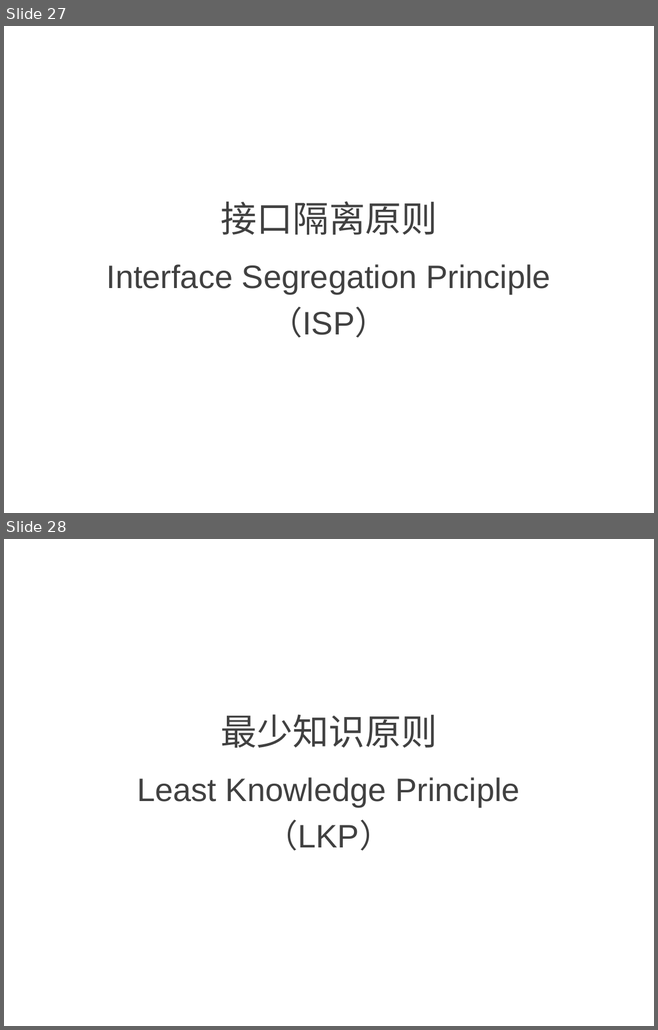
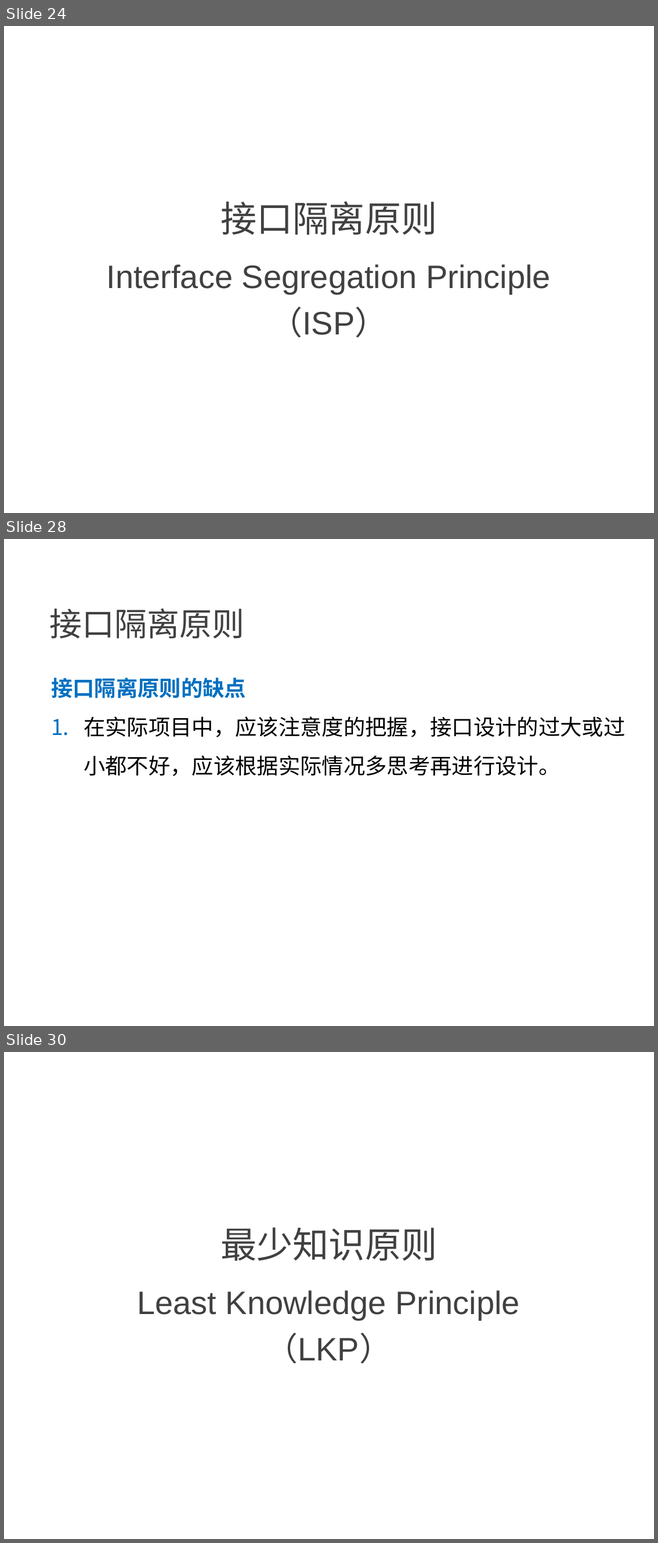
Before and after one commit to NewGr8Player/My-PPT, a slide deck: Design pattern/23种设计模式详解.pptx. Shown one above the other, each under a label of ours: slides 27 and 28 before the commit, slides 24, 28 and 30 after it; the slides between them are not shown. The pictures are 658x1030 and 658x1543 pixels, drawn with LibreOffice and Linux fonts; fonts in the diff are those of the drawing. Boxes give left, top, right and bottom in pixels: in the first picture for what was removed or moved away, otherwise in the second. Text is boxed around its words. In the diff, an @@ line names an element or a change of style, - is before the commit and + after.

Commit message:
增加接口隔离原则

```diff
--- a/Design pattern/23种设计模式详解.pptx
+++ b/Design pattern/23种设计模式详解.pptx
@@ slide 28 added at (4,539,654,1026), background #FFFFFF @@
@@ text added at (49,608,244,639), 36 pt, text #404040 @@
+接口隔离原则
@@ text added at (51,678,625,776), 24 pt, text #000000 @@
+接口隔离原则的缺点
+1. 在实际项目中，应该注意度的把握，接口设计的过大或过小都不好，应该根据实际情况多思考再进行设计。
@@ what was slide 27 is now slide 24 @@
@@ what was slide 28 is now slide 30 @@
```
Also in this commit, not shown: 1 slide changed, 4 other slides added, 3 slides removed, 3 other files.
